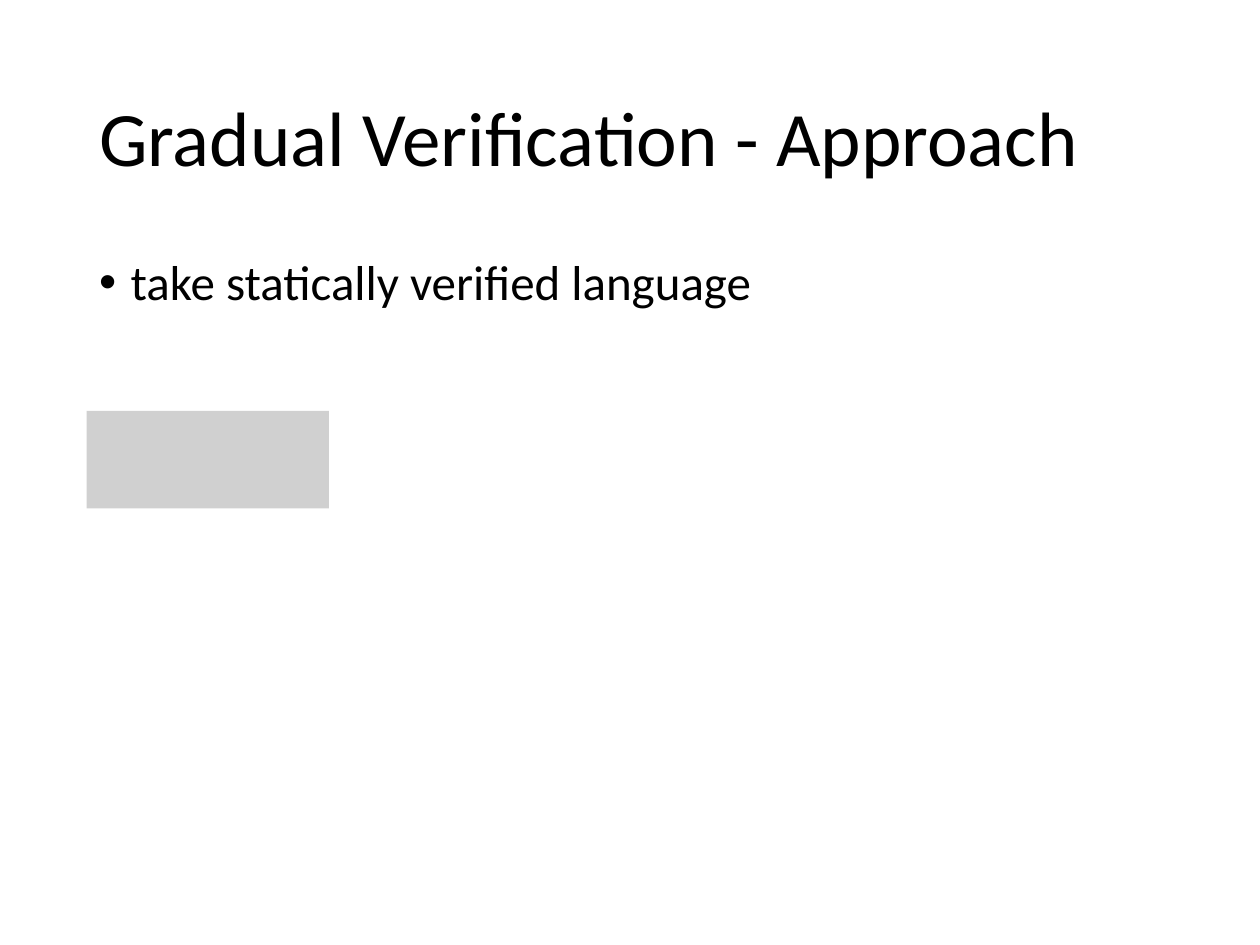
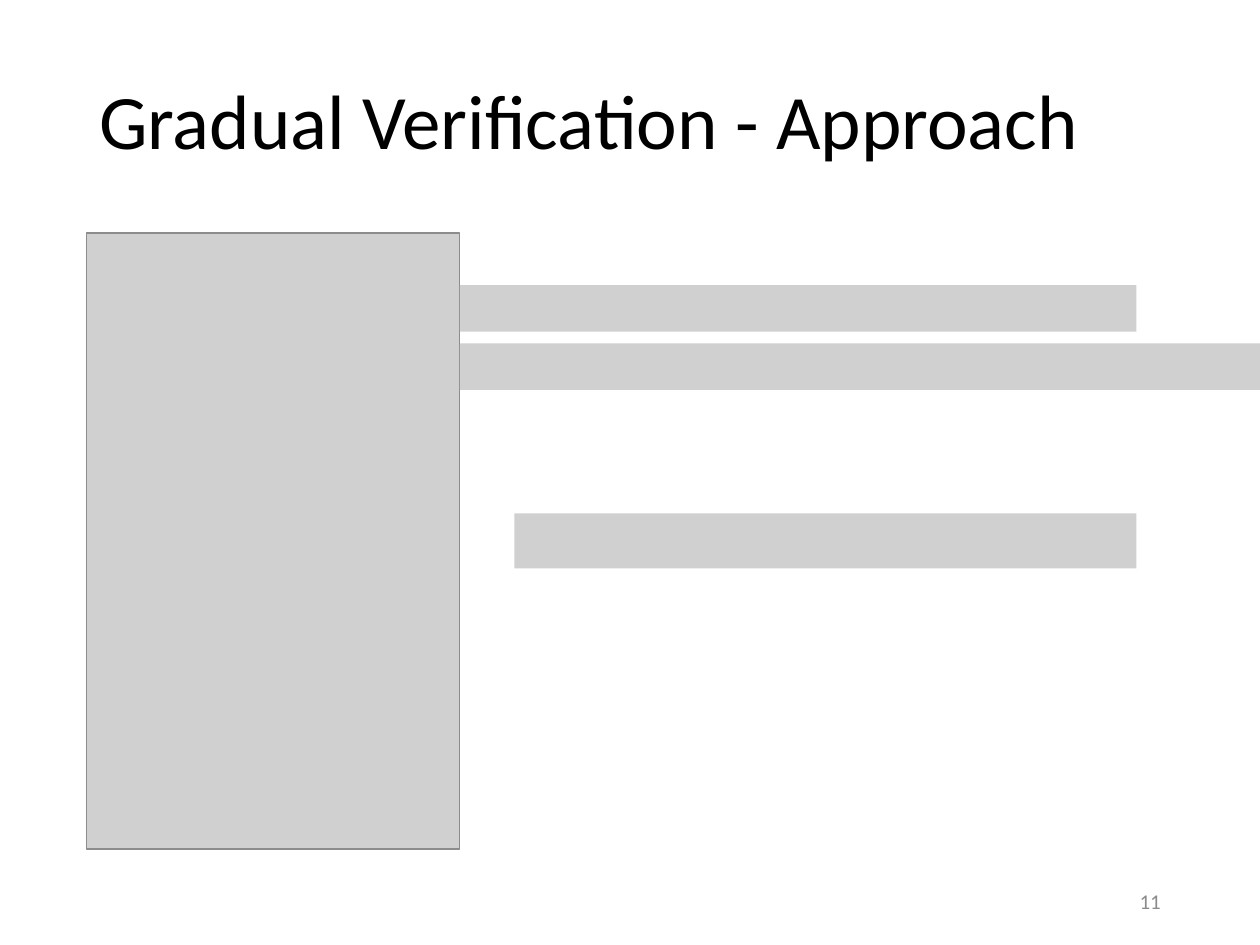
Before and after one commit to olydis/GradVerThesis, a slide deck: slide 11 of presentation/PLunch.pptx (slide 10 before the commit). Drawn at 1260x945 pixels with LibreOffice and Linux fonts; fonts in the diff are those of the drawing; grey boxes stand for pictures. Boxes give left, top, right and bottom in pixels: in the first picture for what was removed or moved away, otherwise in the second. Text is boxed around its words. In the diff, an @@ line names an element or a change of style, - is before the commit and + after.

```diff
--- a/presentation/PLunch.pptx
+++ b/presentation/PLunch.pptx
@@ title "Gradual Verification - Approach": place and size @@
-title "Gradual Verification - Approach" at box(99, 112, 1077, 179)
+title "Gradual Verification - Approach" at box(99, 95, 1077, 162)
@@ picture added at box(87, 233, 460, 849) @@
@@ text removed at box(131, 266, 751, 309) @@
-• take statically verified language
@@ picture added at box(460, 285, 1137, 331) @@
@@ picture added at box(460, 344, 1260, 391) @@
@@ picture removed at box(87, 411, 329, 508) @@
@@ picture added at box(514, 513, 1137, 568) @@
@@ page number added at box(1140, 895, 1161, 909), 12 pt, text #8C8C8C @@
+11
```
Also in this commit, not shown: 8 other slides changed, 2 slides added, 7 other files.
